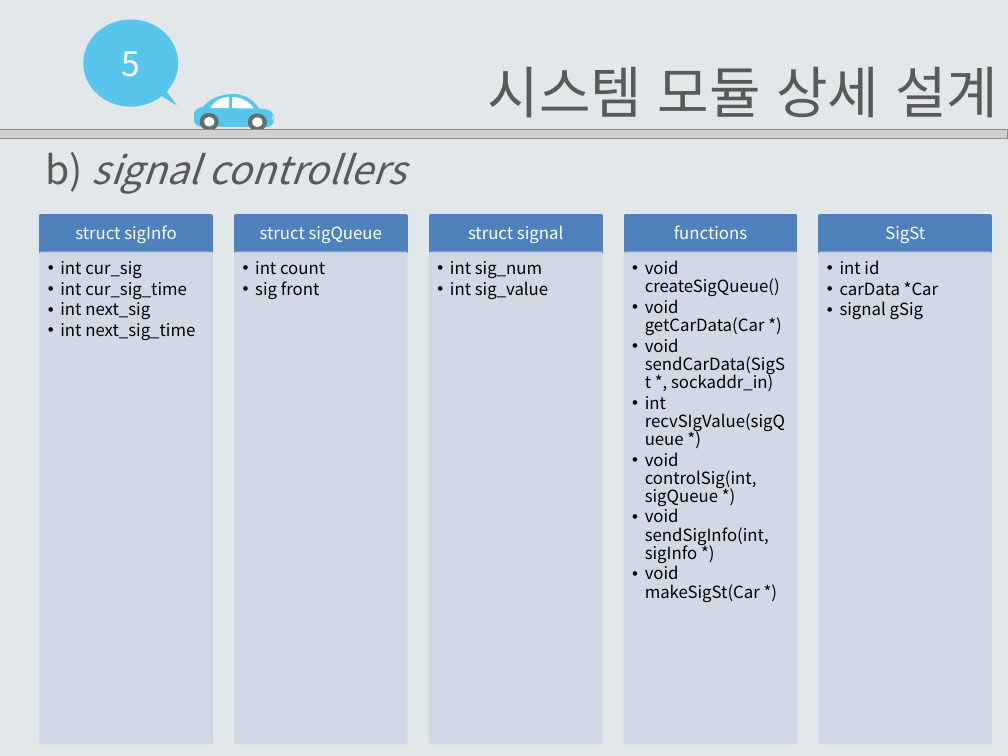
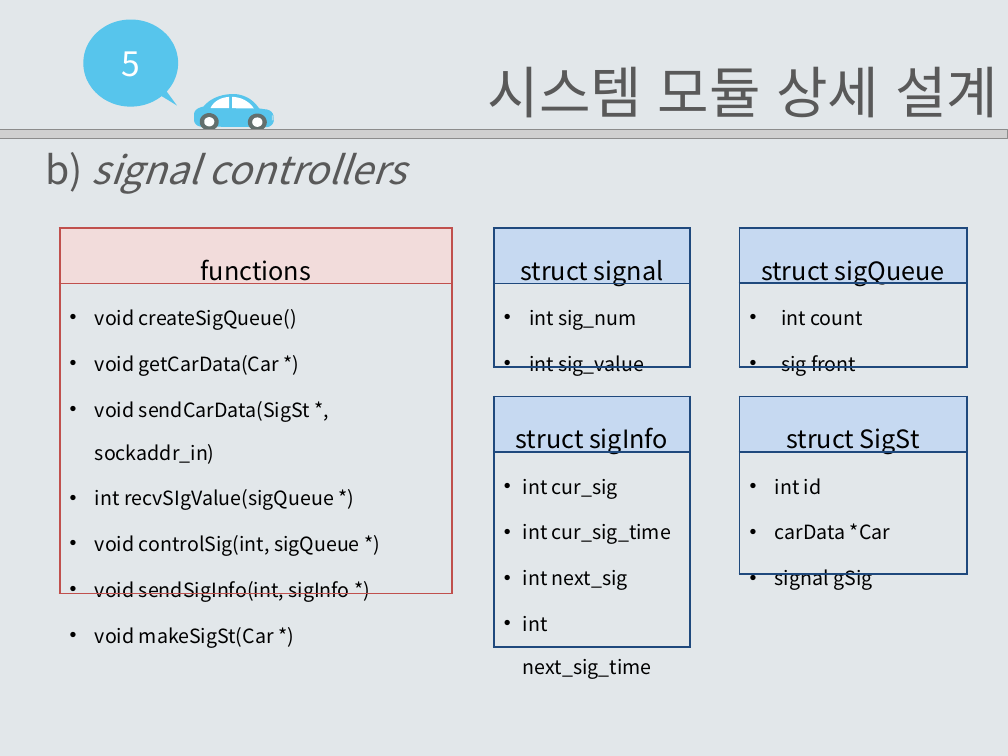
Before and after one commit to EomHeeSang/grad_proj, a slide deck: slide 18 of 발표자료/설계서2-14(엄희상,박주호,김태경).pptx. Drawn at 1008x756 pixels with LibreOffice and Linux fonts; fonts in the diff are those of the drawing; grey boxes stand for pictures. Boxes give left, top, right and bottom in pixels: in the first picture for what was removed or moved away, otherwise in the second. Text is boxed around its words. In the diff, an @@ line names an element or a change of style, - is before the commit and + after.

```diff
--- a/발표자료/설계서2-14(엄희상,박주호,김태경).pptx
+++ b/발표자료/설계서2-14(엄희상,박주호,김태경).pptx
@@ table added at (x1=59, y1=228, x2=452, y2=652), 2 rows, 1 columns @@
+functions
+void createSigQueue() / void getCarData(Car *) / void sendCarData(SigSt *, sockaddr_in) / int recvSIgValue(sigQueue *) / void controlSig(int, sigQueue *) / void sendSigInfo(int, sigInfo *) / void makeSigSt(Car *)
@@ table added at (x1=494, y1=228, x2=690, y2=380), 2 rows, 1 columns @@
+struct signal
+int sig_num / int sig_value
@@ table added at (x1=740, y1=228, x2=967, y2=380), 2 rows, 1 columns @@
+struct sigQueue
+int count / sig front
@@ group removed at (x1=40, y1=216, x2=991, y2=743): 10 rectangles, 10 texts @@
-struct sigInfo
-  •• int cur_sig
-  •• int cur_sig_time
-  •• int next_sig
-  •• int next_sig_time
-struct sigQueue
-  •• int count
-  •• sig front
-struct signal
-  •• int sig_num
-  •• int sig_value
-functions
-  •• void createSigQueue()
-  •• void getCarData(Car *)
-  •• void sendCarData(SigSt *, sockaddr_in)
-  •• int recvSIgValue(sigQueue *)
-  •• void controlSig(int, sigQueue *)
-  •• void sendSigInfo(int, sigInfo *)
-  •• void makeSigSt(Car *)
-SigSt
-  •• int id
-  •• carData *Car
-  •• signal gSig
@@ table added at (x1=494, y1=396, x2=690, y2=683), 2 rows, 1 columns @@
+struct sigInfo
+int cur_sig / int cur_sig_time / int next_sig / int next_sig_time
@@ table added at (x1=740, y1=396, x2=967, y2=594), 2 rows, 1 columns @@
+struct SigSt
+int id / carData *Car / signal gSig
```
Also in this commit, not shown: 18 other slides changed, 1 slide added, 3 other files.
